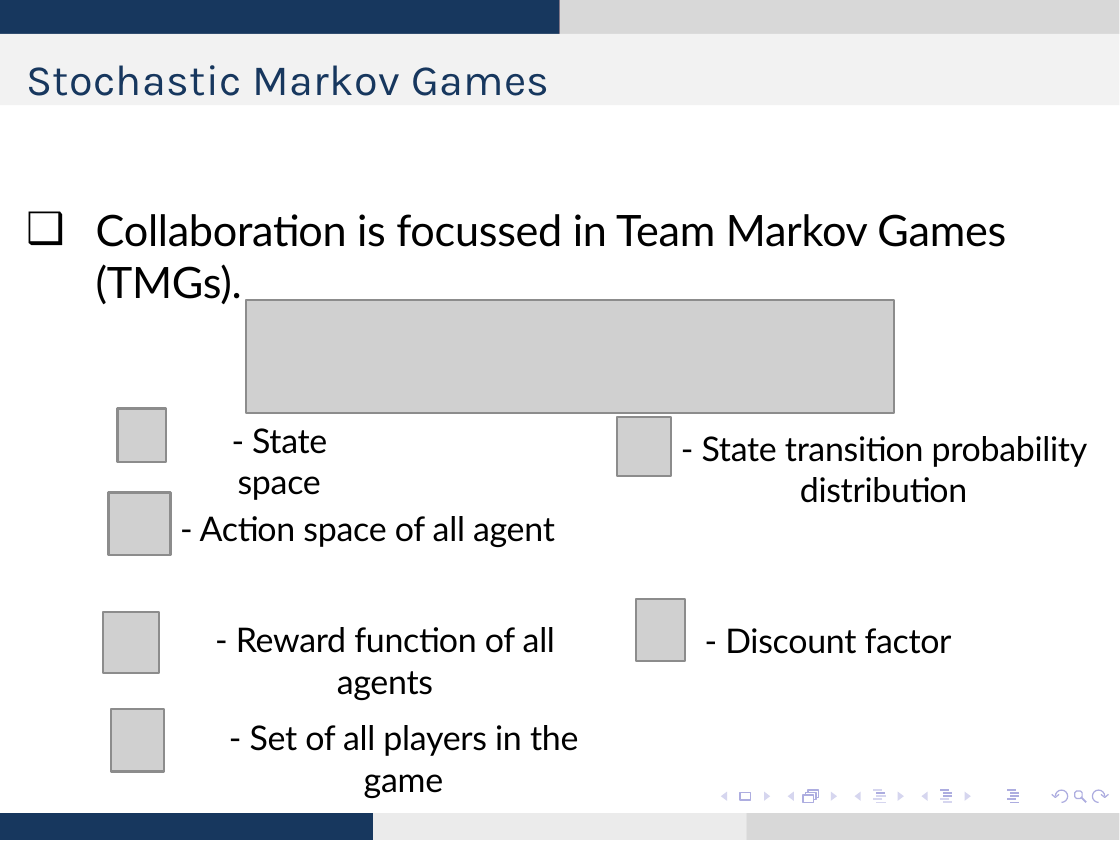
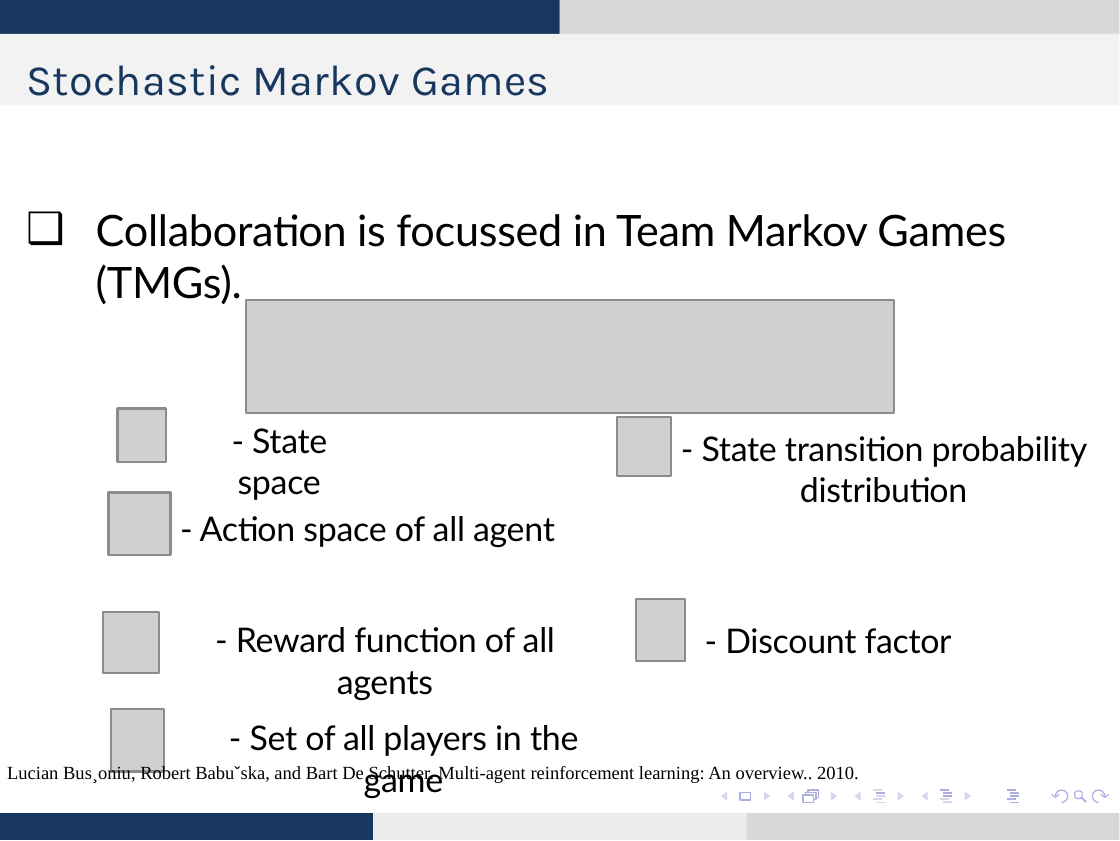
Before and after one commit to karush17/ECE1657-Project, a slide deck: slide 8 of presentation/ppt.pptx. Drawn at 1120x841 pixels with LibreOffice and Linux fonts; fonts in the diff are those of the drawing; grey boxes stand for pictures. Boxes give left, top, right and bottom in pixels: in the first picture for what was removed or moved away, otherwise in the second. Text is boxed around its words. In the diff, an @@ line names an element or a change of style, - is before the commit and + after.

```diff
--- a/presentation/ppt.pptx
+++ b/presentation/ppt.pptx
@@ text added at (7, 765, 859, 784), 6 pt, text #000000 @@
+Lucian Bus¸oniu, Robert Babuˇska, and Bart De Schutter. Multi-agent reinforcement learning: An overview.. 2010.
```
Also in this commit, not shown: 1 other slide changed, 6 slides added, 1 slide removed, 6 other files.
